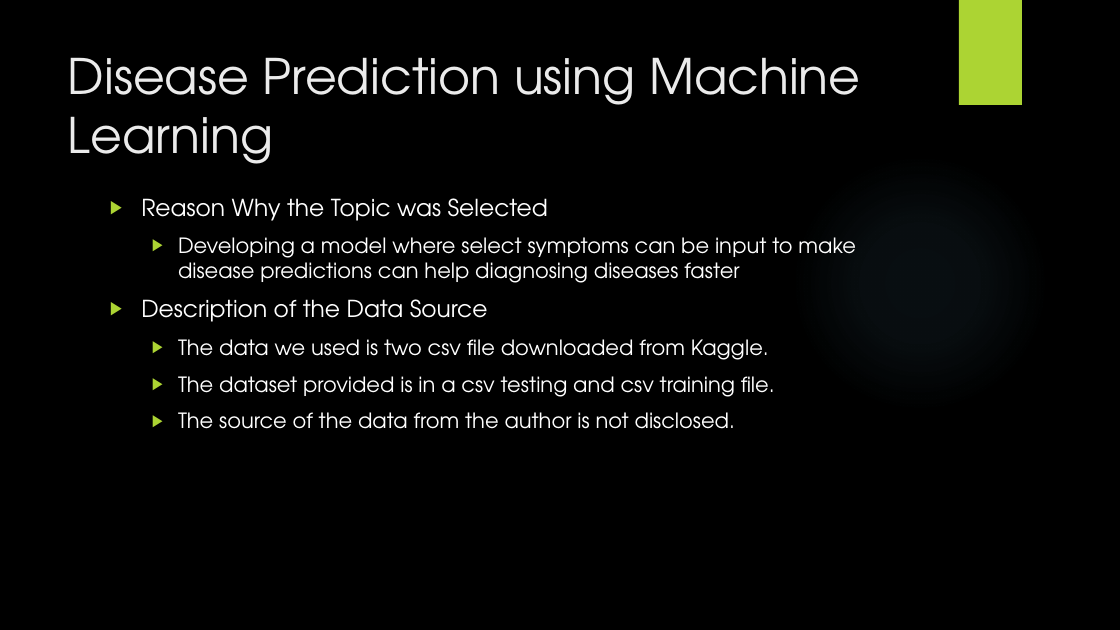
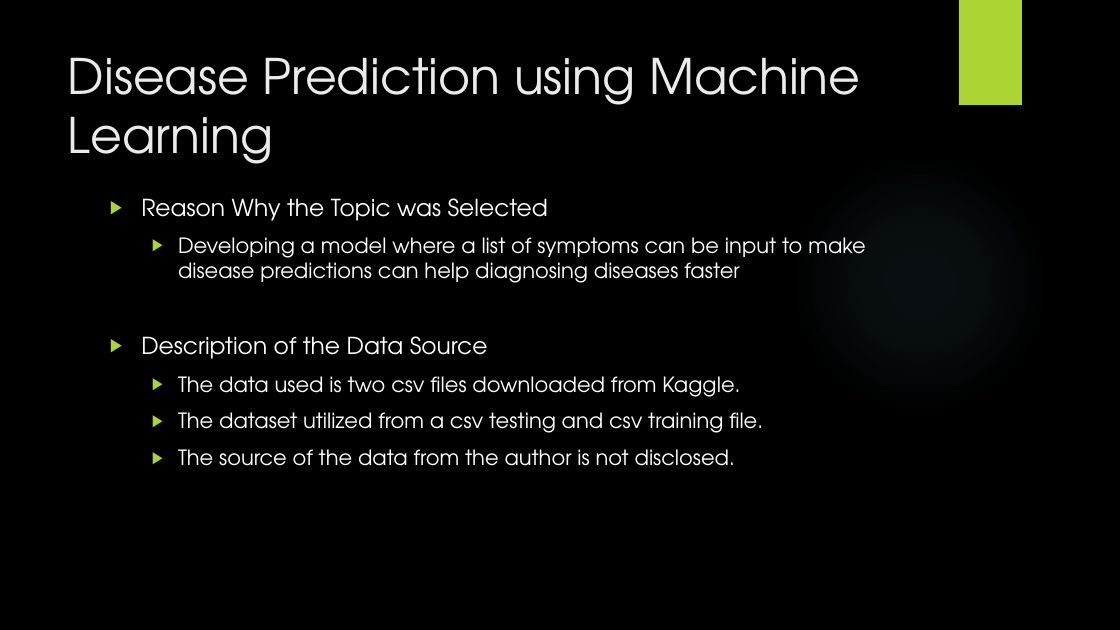
Before and after one commit to johnsetzer3/Disease_Prediction, a slide deck: slide 2 of Team_Code Blue Final Project.pptx. Drawn at 1120x630 pixels with LibreOffice and Linux fonts; fonts in the diff are those of the drawing; background and template pictures are left out. Boxes give left, top, right and bottom in pixels: in the first picture for what was removed or moved away, otherwise in the second. Text is boxed around its words. In the diff, an @@ line names an element or a change of style, - is before the commit and + after.

```diff
--- a/Team_Code Blue Final Project.pptx
+++ b/Team_Code Blue Final Project.pptx
@@ text at [178, 237, 866, 283]: text changed @@
-  ▶ Developing a model where select symptoms can be input to make disease predictions can help diagnosing diseases faster
+  ▶ Developing a model where a list of symptoms can be input to make disease predictions can help diagnosing diseases faster
@@ text at [178, 376, 763, 433]: text changed @@
-  ▶ The data we used is two csv file downloaded from Kaggle.
-  ▶ The dataset provided is in a csv testing and csv training file.
+  ▶ The data used is two csv files downloaded from Kaggle.
+  ▶ The dataset utilized from a csv testing and csv training file.
```
Also in this commit, not shown: 2 other slides changed, 9 slides added, 1 other file.
